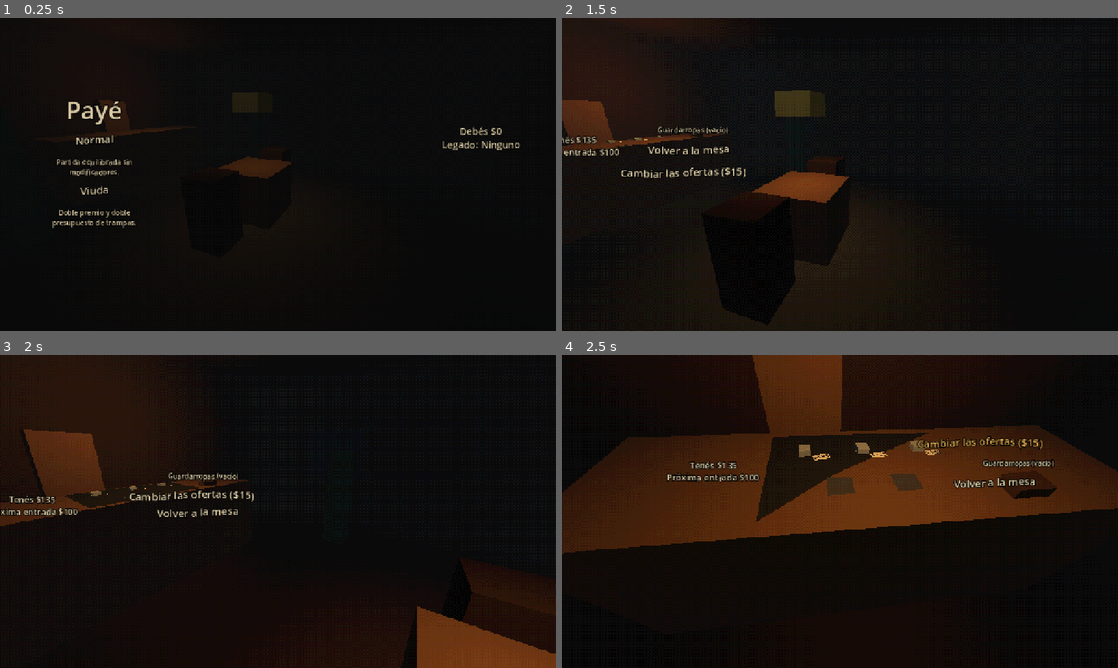
Above: before the commit, frames 1-4 (two rows, left to right).
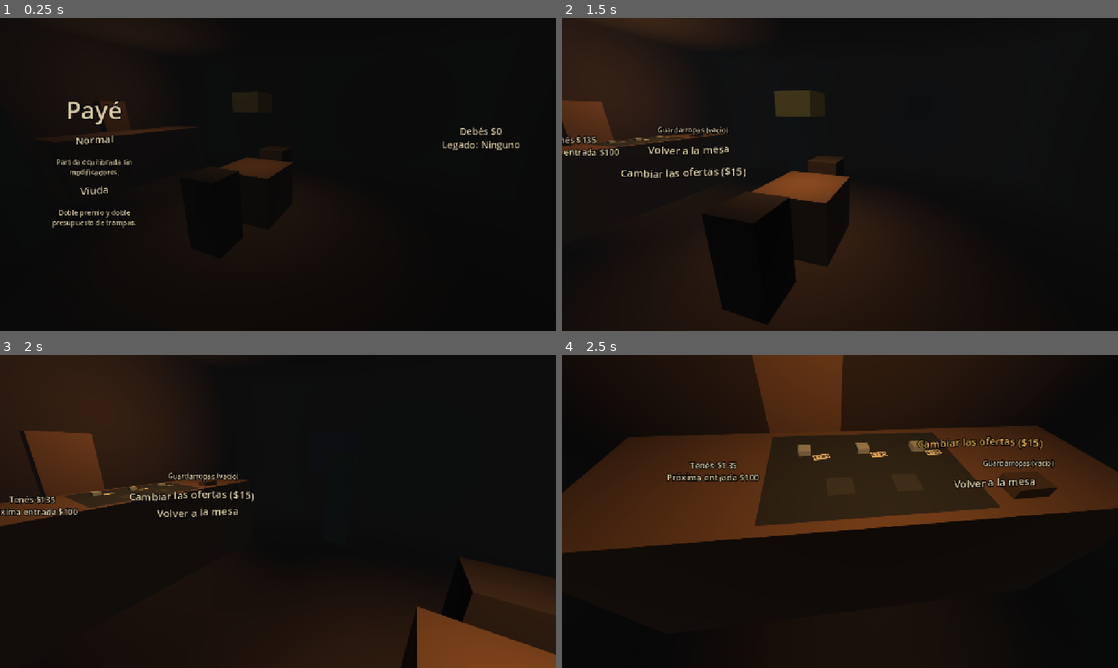
Above: after the commit, the same moments.

Repository: JoakoZarza/paye
Game: Godot game, scene res://ui/main.tscn
Same seed, same stepped clock (60 frames per second), same inputs: the game is played once before the commit and once after it.
Inputs (mouse positions are in pixels of both pictures, inside the frame that each line leads up to):
- Up to frame 1 (0.25 s): no input
- Up to frame 2 (1.5 s): click "Normal" at 0.5 s; click "Ir a la barra" at 1.25 s
- Up to frame 3 (2 s): no input
- Up to frame 4 (2.5 s): tap Enter at 2 s; move the mouse to (962, 495) at 2.02 s; hold D from 2.03 s (still down); hold Shift from 2.03 s (still down); click (962, 495) at 2.17 s; tap Space at 2.27 s

The runs differ from the first frame. In frame 1, less than 0.1% of the frame differs, in the area x 18-53%, y 29-52%; in frame 2, 0.3%; in frame 3, 0.4%; in frame 4, 5.9%, in the area x 1-100%, y 0-63%.

Commit message:
Default to the HD look: full resolution, MSAA, pixel textures
data/ui.json and main.gd now default to ps1 false; PS1 stays as an option. The
snapshot tool also defaults to HD (pass 1 for PS1).

Co-Authored-By: Claude Opus 5.5 <noreply@anthropic.com>

Diff:
--- a/data/ui.json
+++ b/data/ui.json
@@ -1,7 +1,7 @@
 {
   "dealer_step_seconds": 0.6,
   "view": "3d",
-  "ps1": true,
+  "ps1": false,
   "ps1_shrink": 2
 
 }
--- a/tests/tools/world_snapshot.gd
+++ b/tests/tools/world_snapshot.gd
@@ -1,6 +1,6 @@
 extends SceneTree
 ## Captura la mesa 3D en un PNG para revisarla sin jugar.
-## Uso: godot --path . -s res://tests/tools/world_snapshot.gd -- <salida.png> [ps1: 1|0] [fase: start|match|bar|shop] [vista: hand|rival|left|right|back] [puntos: 4,7] [habla: 1]
+## Uso: godot --path . -s res://tests/tools/world_snapshot.gd -- <salida.png> [ps1: 1 (PS1) | 0 (HD, por defecto)] [fase: start|match|bar|shop] [vista: hand|rival|left|right|back] [puntos: 4,7] [habla: 1]
 
 const MAIN := "res://ui/main.tscn"
 
@@ -8,7 +8,7 @@
 func _initialize() -> void:
 	var args := OS.get_cmdline_user_args()
 	var out: String = args[0] if args.size() > 0 else "user://world.png"
-	var ps1 := args.size() < 2 or args[1] != "0"
+	var ps1 := args.size() >= 2 and args[1] == "1"
 	var phase := "match" if args.size() < 3 else args[2]
 	root.size = Vector2i(1280, 720)
 	root.theme = load("res://ui/theme.tres")
--- a/ui/main.gd
+++ b/ui/main.gd
@@ -18,7 +18,7 @@
 	var config: Dictionary = get_meta("force_view") if has_meta("force_view") else load_config()
 	router = ScreenRouter.new()
 	if String(config.get("view", "2d")) == "3d":
-		_build_world(bool(config.get("ps1", true)), int(config.get("ps1_shrink", LowResView.SHRINK)))
+		_build_world(bool(config.get("ps1", false)), int(config.get("ps1_shrink", LowResView.SHRINK)))
 	router.set_anchors_and_offsets_preset(Control.PRESET_FULL_RECT)
 	add_child(router)
 	router.setup(rc)
Not shown, changed: docs/ASSETS.md
Not shown, changed: docs/plans/2026-11-02-plan-7-mesa-3d.md
